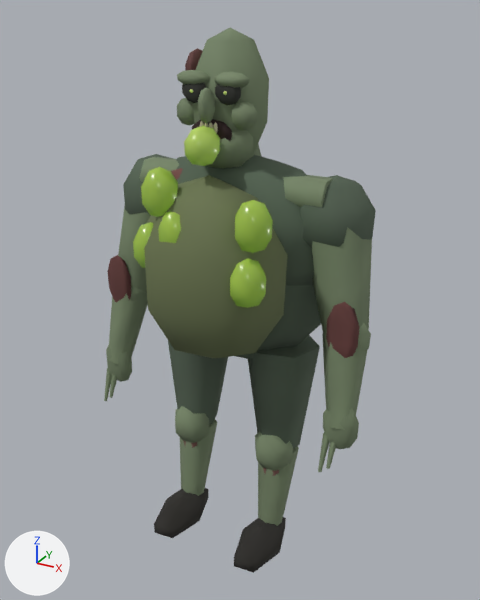
A saved change to the glTF model public/assets/infected/spitter-low.glb.
Rendered twice from a 50 mm lens placed at (1.064, -1.936, 1.967), pointed at (0.024, -0.046, 1.022). Lighting does not change. The marker at lower left points along +X, +Y and +Z. The first picture is the older version. Vertices at exactly the same position are counted once.

The scene before the commit, as lines of its bpy script (objects in view):
```python
me_mesh_0 = bpy.data.meshes.new('Mesh_0')
me_mesh_0.from_pydata(...)  # 1161 vertices, 2112 faces; spans x -0.52..0.52, y -0.37..0.11, z 0.09..1.91
me_mesh_0.materials.append(mat_tissue)
me_mesh_1 = bpy.data.meshes.new('Mesh_1')
me_mesh_1.from_pydata(...)  # 234 vertices, 384 faces; spans x -0.47..0.47, y -0.3..0.19, z 0.01..1.55
me_mesh_1.materials.append(mat_tornfabric)
me_mesh_2 = bpy.data.meshes.new('Mesh_2')
me_mesh_2.from_pydata(...)  # 240 vertices, 432 faces; spans x -0.219..0.269, y -0.355..-0.168, z 1.069..1.747
me_mesh_2.materials.append(mat_eyesandsacs)
ob_eyesandsacs = bpy.data.objects.new('EyesAndSacs', me_mesh_2)
ob_eyesandsacs.location = (0.0, 0.0, 0.0)
ob_tissue = bpy.data.objects.new('Tissue', me_mesh_0)
ob_tissue.location = (0.0, 0.0, 0.0)
ob_tornfabric = bpy.data.objects.new('TornFabric', me_mesh_1)
ob_tornfabric.location = (0.0, 0.0, 0.0)
```
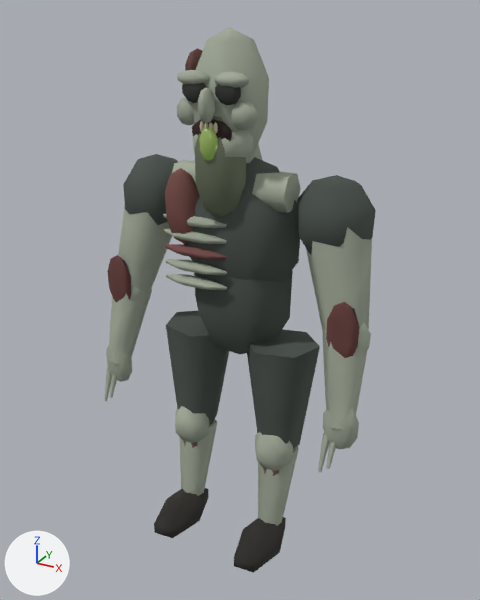
Boxes (x1, y1, x2, y2) around the edits, measured in the pictures (480 x 600 px; the box of a moved part takes in the faces that stretch with it):
'EyesAndSacs', reshaped (86% narrower, 84% shorter): before (133, 89, 273, 308); after (199, 127, 218, 161)
part 1 of me_mesh_0, moved or reshaped: before (139, 157, 333, 207); after (172, 160, 301, 213)
part 2 of me_mesh_0, moved or reshaped (not visible before): after (163, 214, 227, 228)
part 3 of me_mesh_0, moved or reshaped (not visible before): after (164, 229, 227, 244)
part 4 of me_mesh_0, moved or reshaped (not visible before): after (165, 244, 227, 260)
part 5 of me_mesh_0, moved or reshaped (not visible before): after (165, 259, 227, 275)
part 6 of me_mesh_0, moved or reshaped (not visible before): after (166, 274, 227, 290)
part 7 of me_mesh_0, moved or reshaped: before (144, 175, 287, 358); after (195, 116, 246, 217)
part 8 of me_mesh_0, moved or reshaped (mostly hidden before): before (171, 168, 183, 180); after (165, 168, 200, 244)
part 9 of me_mesh_0, recoloured (greyish green to grey): (104, 28, 372, 526) in both
part 10 of me_mesh_1, moved or reshaped: before (236, 285, 321, 359); after (194, 271, 293, 354)
part 11 of me_mesh_1, moved or reshaped: before (176, 155, 314, 285); after (184, 157, 300, 282)
part 12 of me_mesh_2, moved or reshaped: before (184, 126, 220, 166); after (199, 127, 218, 161)
part 13 of me_mesh_2, deleted (green): before (133, 89, 273, 308)

Diff of the bpy script that builds the scene:
```diff
--- a/public/assets/infected/spitter-low.glb.py
+++ b/public/assets/infected/spitter-low.glb.py
@@ me_mesh_0 @@
-me_mesh_0.from_pydata(...)  # 1161 vertices, 2112 faces; spans x -0.52..0.52, y -0.37..0.11, z 0.09..1.91
+me_mesh_0.from_pydata(...)  # 1213 vertices, 2208 faces; spans x -0.52..0.52, y -0.24..0.11, z 0.09..1.91
+# me_mesh_0 part 1: the loose piece of 26 vertices spanning x -0.34..0.34, y -0.11..0.02, z 1.37..1.49 is scaled about its middle by (0.63, 1, 1)
+# me_mesh_0 part 2: the loose piece of 26 vertices spanning x -0.22..0.03, y -0.25..-0.2, z 1.3..1.34 is moved by (0.0, 0.08, 0.0)
+# me_mesh_0 part 3: the loose piece of 26 vertices spanning x -0.22..0.03, y -0.25..-0.2, z 1.25..1.28 is moved by (0.0, 0.08, 0.0)
+# me_mesh_0 part 4: the loose piece of 26 vertices spanning x -0.22..0.03, y -0.25..-0.2, z 1.19..1.23 is moved by (0.0, 0.08, 0.0)
+# me_mesh_0 part 5: the loose piece of 26 vertices spanning x -0.22..0.03, y -0.25..-0.2, z 1.14..1.17 is moved by (0.0, 0.08, 0.0)
+# me_mesh_0 part 6: the loose piece of 26 vertices spanning x -0.22..0.03, y -0.25..-0.2, z 1.08..1.12 is moved by (0.0, 0.08, 0.0)
+# me_mesh_0 part 7: the loose piece of 29 vertices spanning x -0.27..0.27, y -0.37..-0.03, z 0.86..1.5 is scaled about its middle by (0.339, 0.45, 0.563), then moved by (0.0, 0.07, 0.34)
+# me_mesh_0 part 8: 24 vertices removed from x -0.26..-0.04, y -0.17..-0.09, z 1.25..1.47; 24 vertices added at x -0.22..-0.08, y -0.17..-0.09, z 1.25..1.47
+# me_mesh_0 part 9: 1152 kept faces spanning x -0.52..0.52, y -0.24..0.11, z 0.09..1.91 get new vertex colours; the middle colour goes from greyish green #768668 to grey #a1a998
+# other edits to the shape of me_mesh_0 do not show in these pictures
 me_mesh_0.materials.append(mat_tissue)
@@ me_mesh_1 @@
-me_mesh_1.from_pydata(...)  # 234 vertices, 384 faces; spans x -0.47..0.47, y -0.3..0.19, z 0.01..1.55
+me_mesh_1.from_pydata(...)  # 234 vertices, 384 faces; spans x -0.47..0.47, y -0.3..0.13, z 0.01..1.55
+# me_mesh_1 part 10: the loose piece of 35 vertices spanning x -0.32..0.32, y -0.19..0.19, z 0.78..1.34 is scaled about its middle by (0.63, 0.63, 1)
+# me_mesh_1 part 11: the loose piece of 29 vertices spanning x -0.37..0.38, y -0.21..0.16, z 1.01..1.55 is scaled about its middle by (0.63, 0.63, 1)
 me_mesh_1.materials.append(mat_tornfabric)
@@ me_mesh_2 @@
-me_mesh_2.from_pydata(...)  # 240 vertices, 432 faces; spans x -0.219..0.269, y -0.355..-0.168, z 1.069..1.747
+me_mesh_2.from_pydata(...)  # 29 vertices, 48 faces; spans x -0.032..0.033, y -0.222..-0.178, z 1.537..1.641
+# me_mesh_2 part 12: the loose piece of 29 vertices spanning x -0.052..0.054, y -0.292..-0.168, z 1.529..1.649 is scaled about its middle by (0.618, 0.356, 0.867), then moved by (0.0, 0.03, 0.0)
+# me_mesh_2 part 13: 8 loose pieces with 211 vertices, spanning x -0.219..0.269, y -0.355..-0.186, z 1.069..1.747, are deleted
 me_mesh_2.materials.append(mat_eyesandsacs)
```
